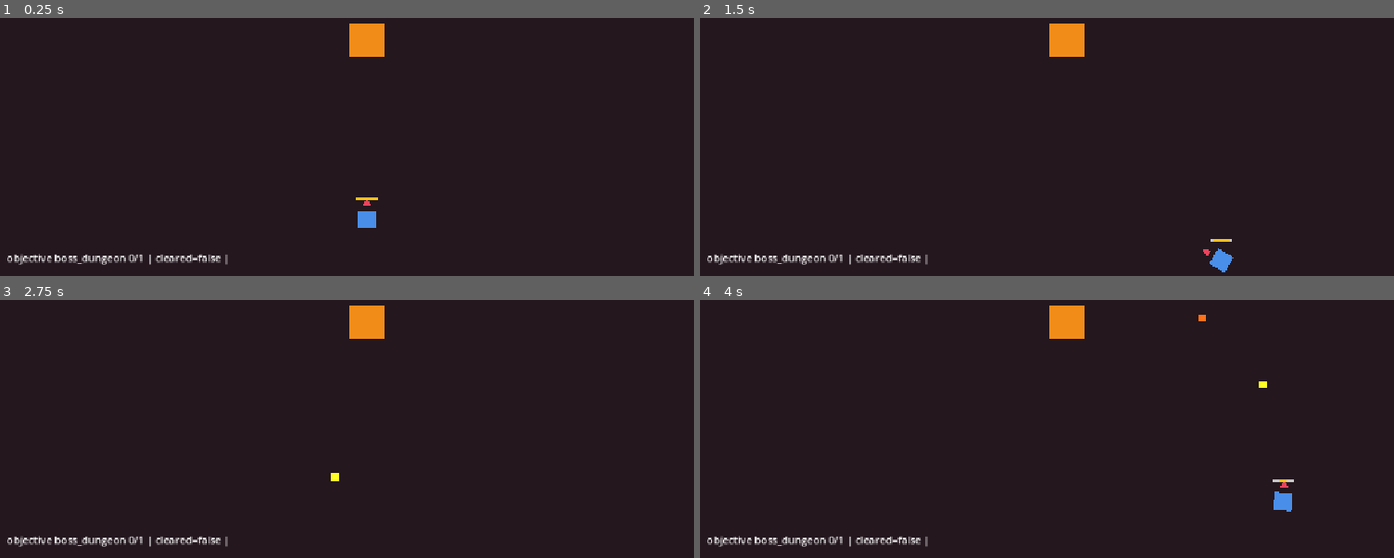
Above: before the commit, frames 1-4 (two rows, left to right).
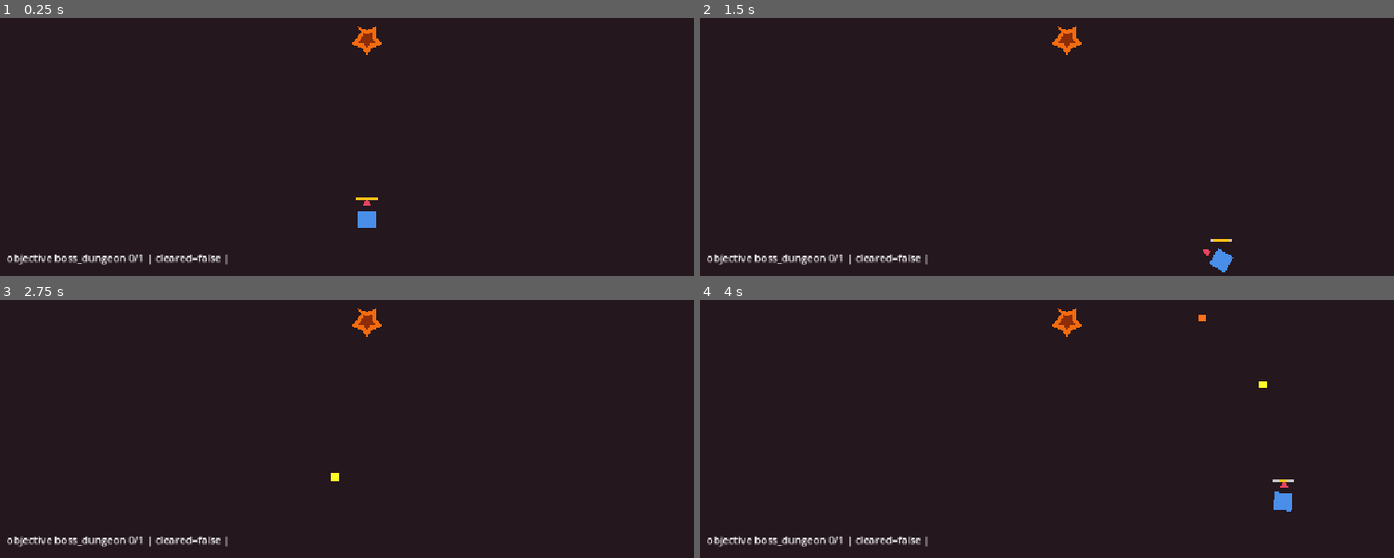
Above: after the commit, the same moments.

Repository: BestestGameStudio/gangU
Game: Godot game, scene res://scenes/test_dungeon_boss.tscn
Two runs of this game, one before a commit and one after it. Both use one fixed random seed, a clock stepped at 60 frames per second and the inputs below. This scene is started directly instead of the project's main scene.
Inputs (mouse positions are in pixels of both pictures, inside the frame that each line leads up to):
- Up to frame 1 (0.25 s): no input
- Up to frame 2 (1.5 s): tap Enter at 0.5 s; move the mouse to (1227, 46) at 0.52 s; hold D (move_right) 0.53-1.28 s; hold Space (cast) 0.53-1.28 s; move the mouse to (922, 87) at 1.27 s; hold S (move_down) from 1.28 s (still down); tap Tab at 1.35 s
- Up to frame 3 (2.75 s): tap Space (cast) at 2 s; move the mouse to (outside the picture) at 2.02 s; release S (move_down) at 2.03 s; hold D (move_right) from 2.03 s (still down); tap 1 at 2.1 s
- Up to frame 4 (4 s): tap Enter at 2.75, 2.85 s; move the mouse to (1033, 434) at 2.77 s; release D (move_right) at 2.78 s; hold W (move_up) 2.78-3.53 s; move the mouse to (1289, 413) at 3.52 s; hold A (move_left) from 3.53 s (still down); hold Space (cast) from 3.53 s (still down)

The runs differ from the first frame. In frame 1, 0.7% of the frame differs, in the area x 50-56%, y 2-16%; in frame 2, 0.7%; in frame 3, 0.7%; in frame 4, 0.7%.

Commit message:
#90 (Graphics B): enemy visual identity - jagged Polygon2D silhouette

Diff:
--- a/scenes/enemy.tscn
+++ b/scenes/enemy.tscn
@@ -8,12 +8,14 @@
 [node name="Enemy" type="CharacterBody2D"]
 script = ExtResource("1")
 
-[node name="ColorRect" type="ColorRect" parent="."]
-offset_left = -13.0
-offset_top = -13.0
-offset_right = 13.0
-offset_bottom = 13.0
-color = Color(0.95, 0.55, 0.1, 1)
+[node name="Spikes" type="Polygon2D" parent="."]
+color = Color(0.95, 0.42, 0.06, 1)
+polygon = PackedVector2Array(12.364, 4.017, 4.408, 6.068, 0, 13, -4.408, 6.068, -12.364, 4.017, -4.408, -6.068, -7.641, -10.517, 0, -7.5, 7.641, -10.517, 7.133, -2.318)
+
+[node name="SpikesInner" type="Polygon2D" parent="."]
+scale = Vector2(0.55, 0.55)
+color = Color(0.55, 0.18, 0.04, 1)
+polygon = PackedVector2Array(12.364, 4.017, 4.408, 6.068, 0, 13, -4.408, 6.068, -12.364, 4.017, -4.408, -6.068, -7.641, -10.517, 0, -7.5, 7.641, -10.517, 7.133, -2.318)
 
 [node name="CollisionShape2D" type="CollisionShape2D" parent="."]
 shape = SubResource("1")
